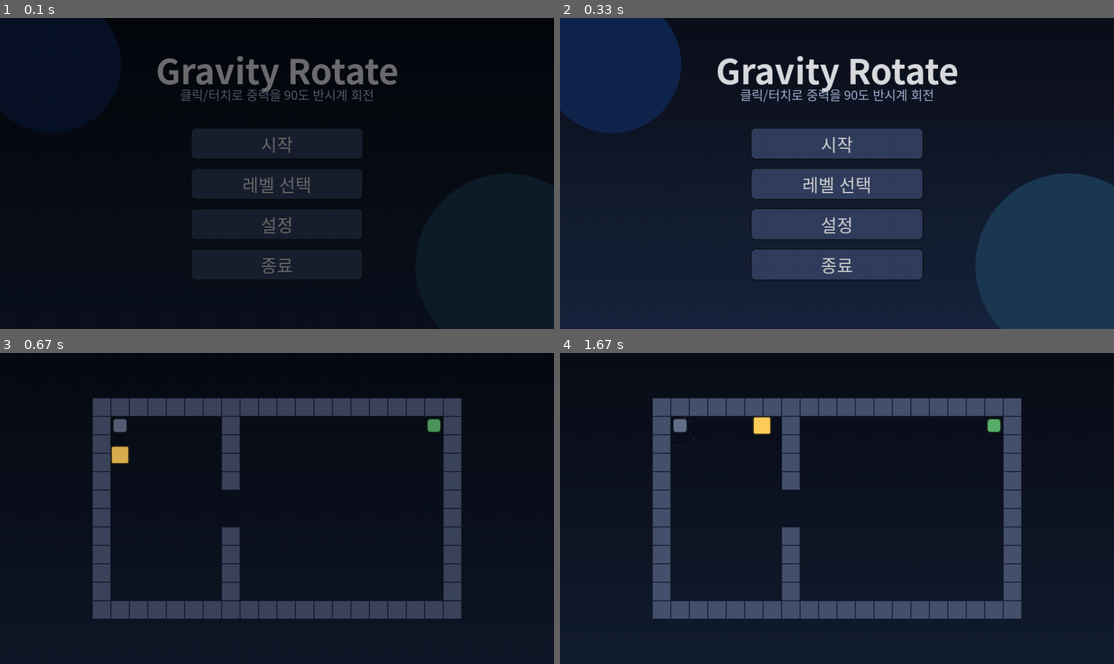
Above: before the commit, frames 1-4 (two rows, left to right).
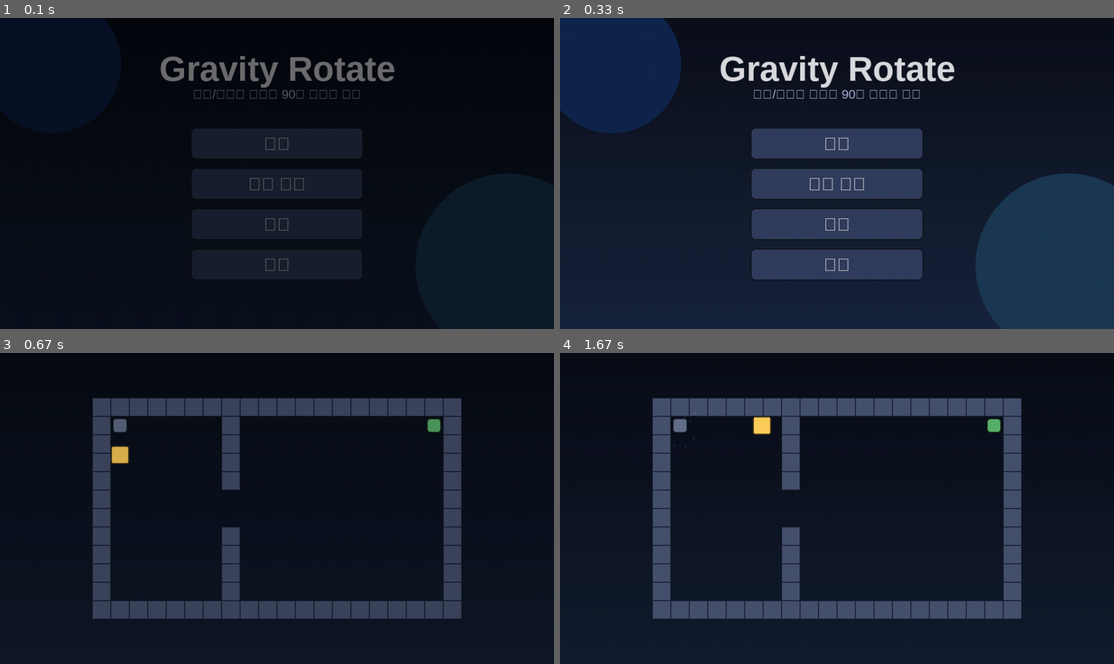
Above: after the commit, the same moments.

Repository: swk3087/pygame
Game: pygame game, started from main.py
Two runs of this game, one before a commit and one after it. Both use one fixed random seed, a clock stepped at 60 frames per second and the inputs below.
Inputs (mouse positions are in pixels of both pictures, inside the frame that each line leads up to):
- Up to frame 1 (0.1 s): no input
- Up to frame 2 (0.33 s): no input
- Up to frame 3 (0.67 s): click (277, 477) at 0.38 s
- Up to frame 4 (1.67 s): click (892, 576) at 0.72 s; click (920, 399) at 1.05 s; click (692, 393) at 1.38 s

The runs differ from the first frame. In frame 1, 2.8% of the frame differs, in the area x 28-72%, y 12-83%; in frame 2, 3.3%; in frame 3, nothing differs; in frame 4, nothing differs.

Commit message:
맵, 글꼴변경

Diff:
--- a/core/assets.py
+++ b/core/assets.py
@@ -9,11 +9,32 @@
     def __init__(self, asset_root: Path) -> None:
         self.asset_root = asset_root
         self._font_cache: dict[tuple[int, bool], pygame.font.Font] = {}
+        self._font_name = self._pick_ui_font_name()
         self.master_volume = 0.7
         self._mixer_ready = False
         self._sounds: dict[str, pygame.mixer.Sound] = {}
         self._setup_audio()
         self._load_optional_sounds()
+
+    @staticmethod
+    def _pick_ui_font_name() -> str:
+        available = set(pygame.font.get_fonts())
+        # Korean-capable fonts first to prevent broken Hangul glyphs.
+        preferred = [
+            "malgungothic",
+            "nanumgothic",
+            "notosanskr",
+            "dotum",
+            "gulim",
+            "batang",
+            "segoeuisemibold",
+            "arial",
+            "sans",
+        ]
+        for name in preferred:
+            if name.replace(" ", "") in available:
+                return name
+        return "sans"
 
     def _setup_audio(self) -> None:
         try:
@@ -44,8 +65,7 @@
         key = (size, bold)
         if key in self._font_cache:
             return self._font_cache[key]
-        preferred = ["malgungothic", "nanumgothic", "arial", "sans"]
-        font = pygame.font.SysFont(preferred, size, bold=bold)
+        font = pygame.font.SysFont(self._font_name, size, bold=bold)
         self._font_cache[key] = font
         return font
 
--- a/map/001_tutorial.json
+++ b/map/001_tutorial.json
@@ -1,7 +1,7 @@
 {
   "meta": {
     "id": "001_tutorial",
-    "name": "튜토리얼",
+    "name": "튜토리얼 1: 기본 회전",
     "author": "map-maker",
     "version": 1
   },
--- a/map/002_basic.json
+++ b/map/002_basic.json
@@ -1,7 +1,7 @@
 {
   "meta": {
     "id": "002_basic",
-    "name": "기본 이동",
+    "name": "튜토리얼 2: 코너 이동",
     "author": "map-maker",
     "version": 1
   },
--- a/map/003_portal.json
+++ b/map/003_portal.json
@@ -1,7 +1,7 @@
 {
   "meta": {
     "id": "003_portal",
-    "name": "포탈 연습",
+    "name": "튜토리얼 3: 포탈 입문",
     "author": "map-maker",
     "version": 1
   },
--- a/map/004_spike.json
+++ b/map/004_spike.json
@@ -1,7 +1,7 @@
 {
   "meta": {
     "id": "004_spike",
-    "name": "가시 회피",
+    "name": "중간 1: 가시 회피",
     "author": "map-maker",
     "version": 1
   },
--- a/map/005_mixed.json
+++ b/map/005_mixed.json
@@ -1,7 +1,7 @@
 {
   "meta": {
     "id": "005_mixed",
-    "name": "복합 챌린지",
+    "name": "중간 2: 복합 루트",
     "author": "map-maker",
     "version": 1
   },
--- a/map/006_portal_cycle.json
+++ b/map/006_portal_cycle.json
@@ -1,7 +1,7 @@
 {
   "meta": {
     "id": "006_portal_cycle",
-    "name": "포탈 순환",
+    "name": "중간 3: 포탈 순환",
     "author": "map-maker",
     "version": 1
   },
--- a/map/007_spike_zigzag.json
+++ b/map/007_spike_zigzag.json
@@ -1,7 +1,7 @@
 {
   "meta": {
     "id": "007_spike_zigzag",
-    "name": "가시 지그재그",
+    "name": "중간 4: 지그재그 가시",
     "author": "map-maker",
     "version": 1
   },
--- a/map/008_dual_portal.json
+++ b/map/008_dual_portal.json
@@ -1,7 +1,7 @@
 {
   "meta": {
     "id": "008_dual_portal",
-    "name": "듀얼 포탈",
+    "name": "고난도 1: 듀얼 포탈",
     "author": "map-maker",
     "version": 1
   },
--- a/map/009_tight_turns.json
+++ b/map/009_tight_turns.json
@@ -1,7 +1,7 @@
 {
   "meta": {
     "id": "009_tight_turns",
-    "name": "타이트 턴",
+    "name": "고난도 2: 타이트 턴",
     "author": "map-maker",
     "version": 1
   },
--- a/map/010_final_mix.json
+++ b/map/010_final_mix.json
@@ -1,7 +1,7 @@
 {
   "meta": {
     "id": "010_final_mix",
-    "name": "파이널 믹스",
+    "name": "고난도 3: 파이널 믹스",
     "author": "map-maker",
     "version": 1
   },
